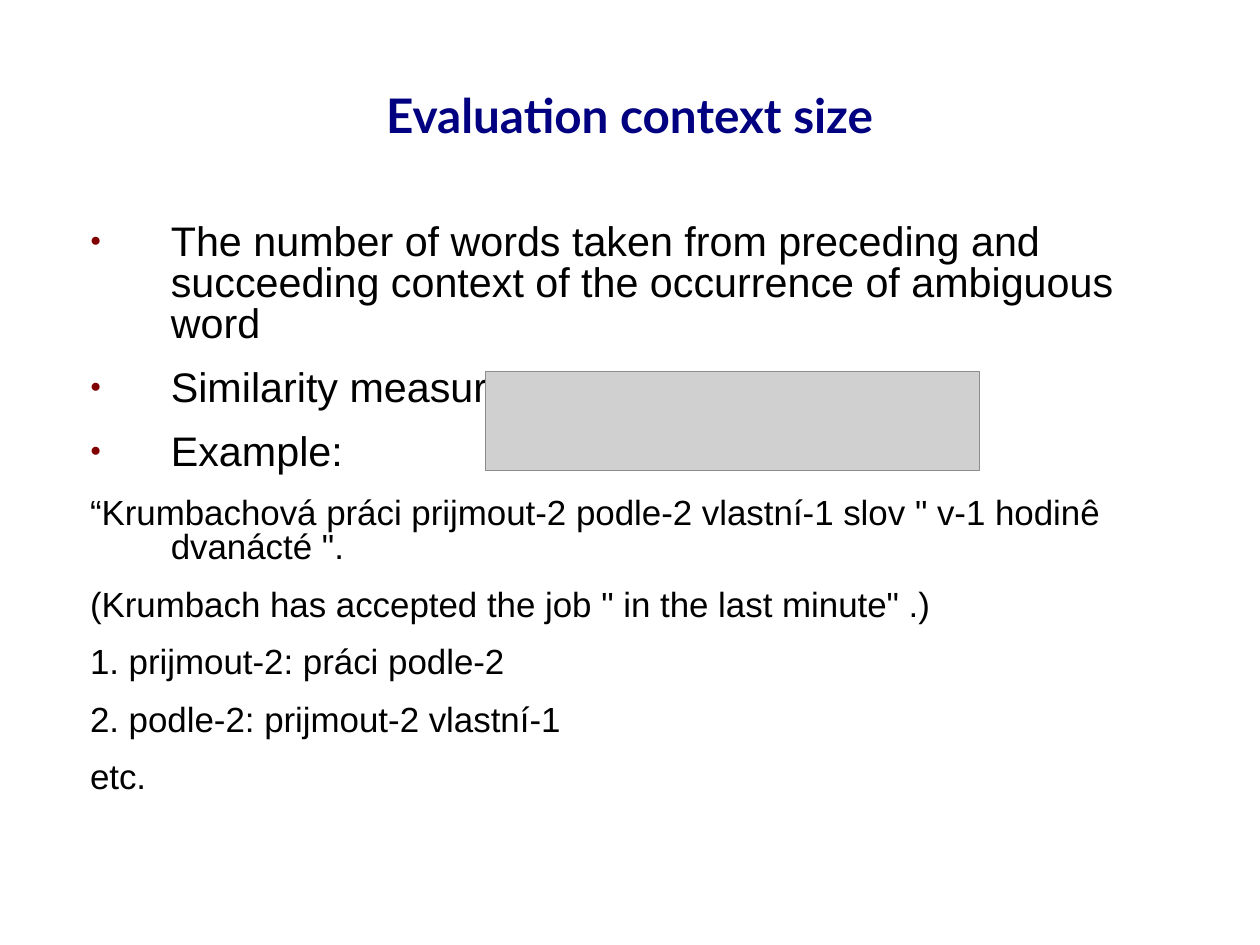
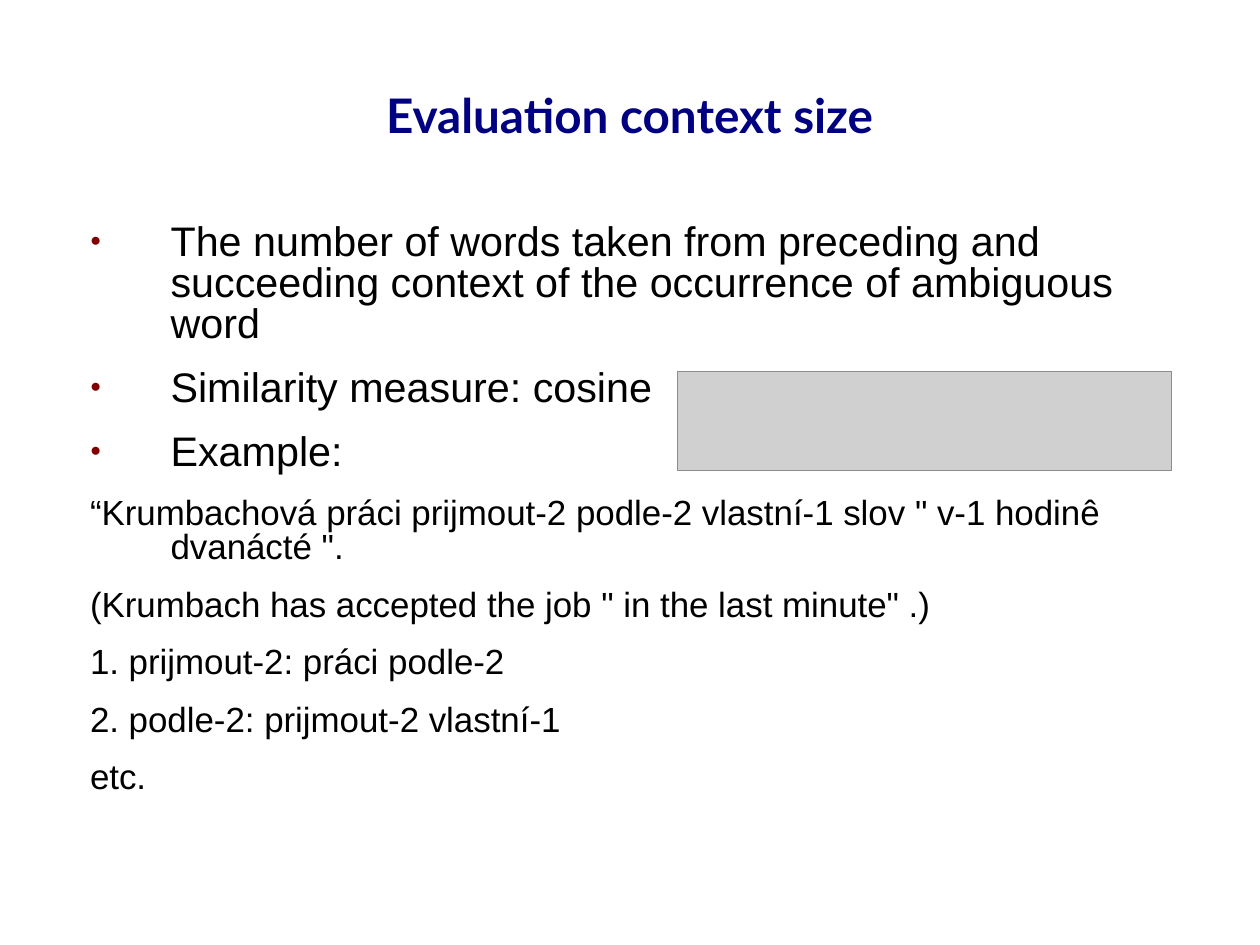
Before and after one commit to prodanovic/WSD-PDT, a slide deck: slide 21 of docs/thesis presentation.ppt (slide 20 before the commit). Drawn at 1260x945 pixels with LibreOffice and Linux fonts; fonts in the diff are those of the drawing; grey boxes stand for pictures; background and template pictures are left out. Boxes give left, top, right and bottom in pixels: in the first picture for what was removed or moved away, otherwise in the second. Text is boxed around its words. In the diff, an @@ line names an element or a change of style, - is before the commit and + after.

```diff
--- a/docs/thesis presentation.ppt
+++ b/docs/thesis presentation.ppt
@@ text "The number of words taken ..." at bbox=[90, 226, 1113, 790]: indent changed @@
@@ picture: place and size @@
-picture at bbox=[486, 372, 980, 470]
+picture at bbox=[678, 372, 1172, 470]
```
Also in this commit, not shown: 26 other slides changed, 1 slide added, 4 other files.
